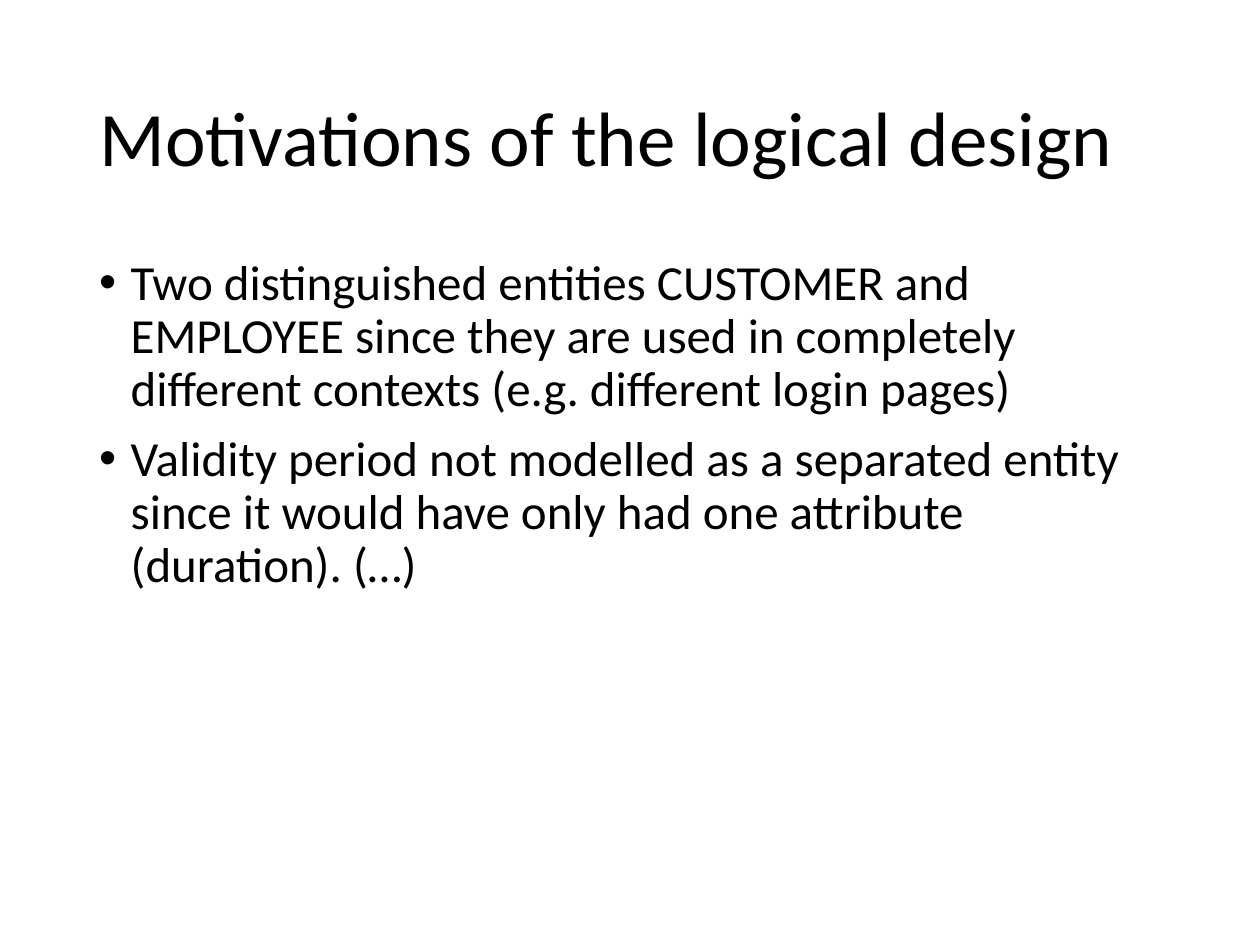
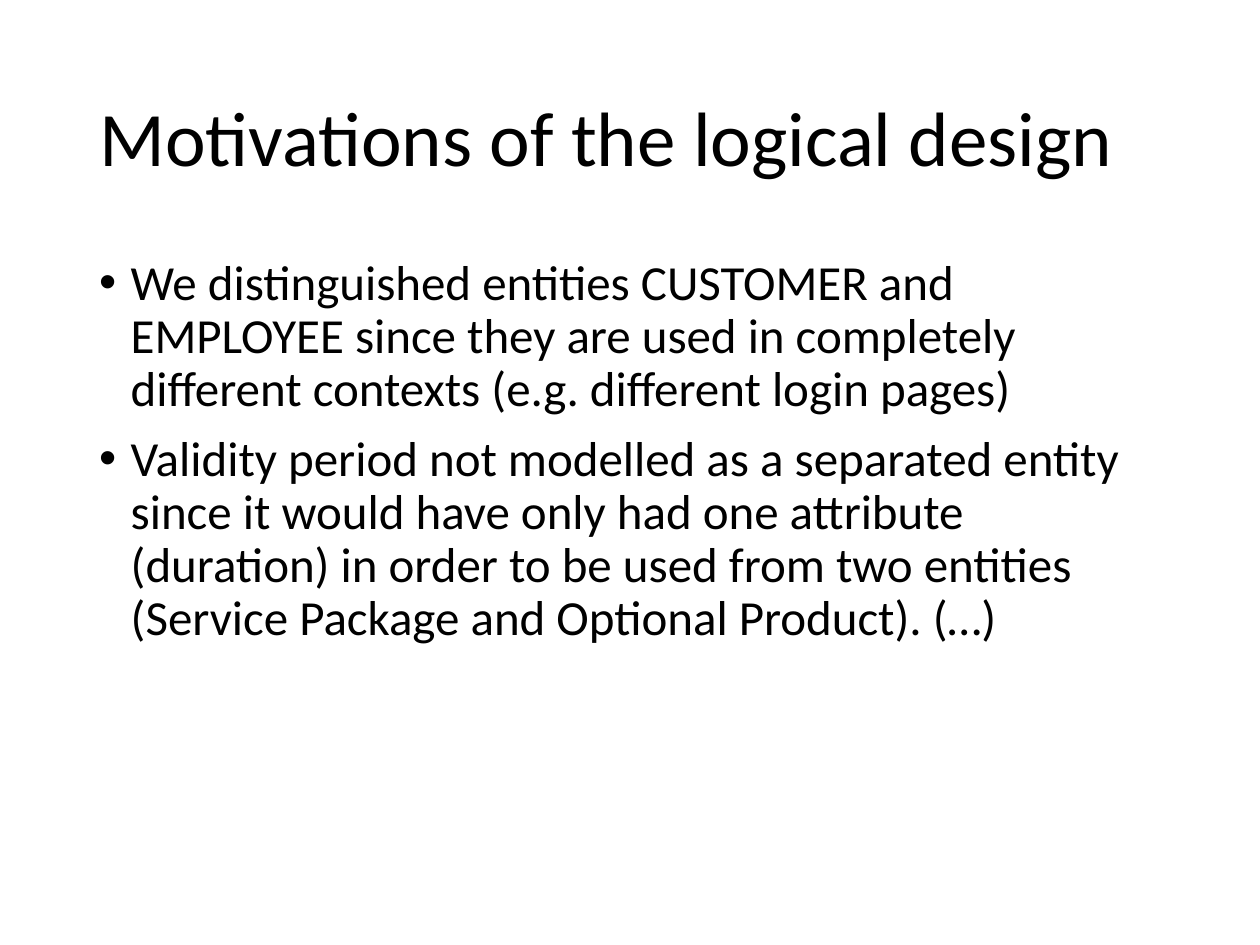
Before and after one commit to andrearestelli/db2-project, a slide deck: slide 22 of docs/documentation.pptx (slide 21 before the commit). Drawn at 1260x945 pixels with LibreOffice and Linux fonts; fonts in the diff are those of the drawing. Boxes give left, top, right and bottom in pixels: in the first picture for what was removed or moved away, otherwise in the second. Text is boxed around its words. In the diff, an @@ line names an element or a change of style, - is before the commit and + after.

```diff
--- a/docs/documentation.pptx
+++ b/docs/documentation.pptx
@@ text at [131, 266, 1118, 644]: text changed @@
-• Two distinguished entities CUSTOMER and EMPLOYEE since they are used in completely different contexts (e.g. different login pages)
-• Validity period not modelled as a separated entity since it would have only had one attribute (duration). (…)
+• We distinguished entities CUSTOMER and EMPLOYEE since they are used in completely different contexts (e.g. different login pages)
+• Validity period not modelled as a separated entity since it would have only had one attribute (duration) in order to be used from two entities (Service Package and Optional Product). (…)
```
Also in this commit, not shown: 2 other slides changed, 9 slides added, 1 slide removed.
